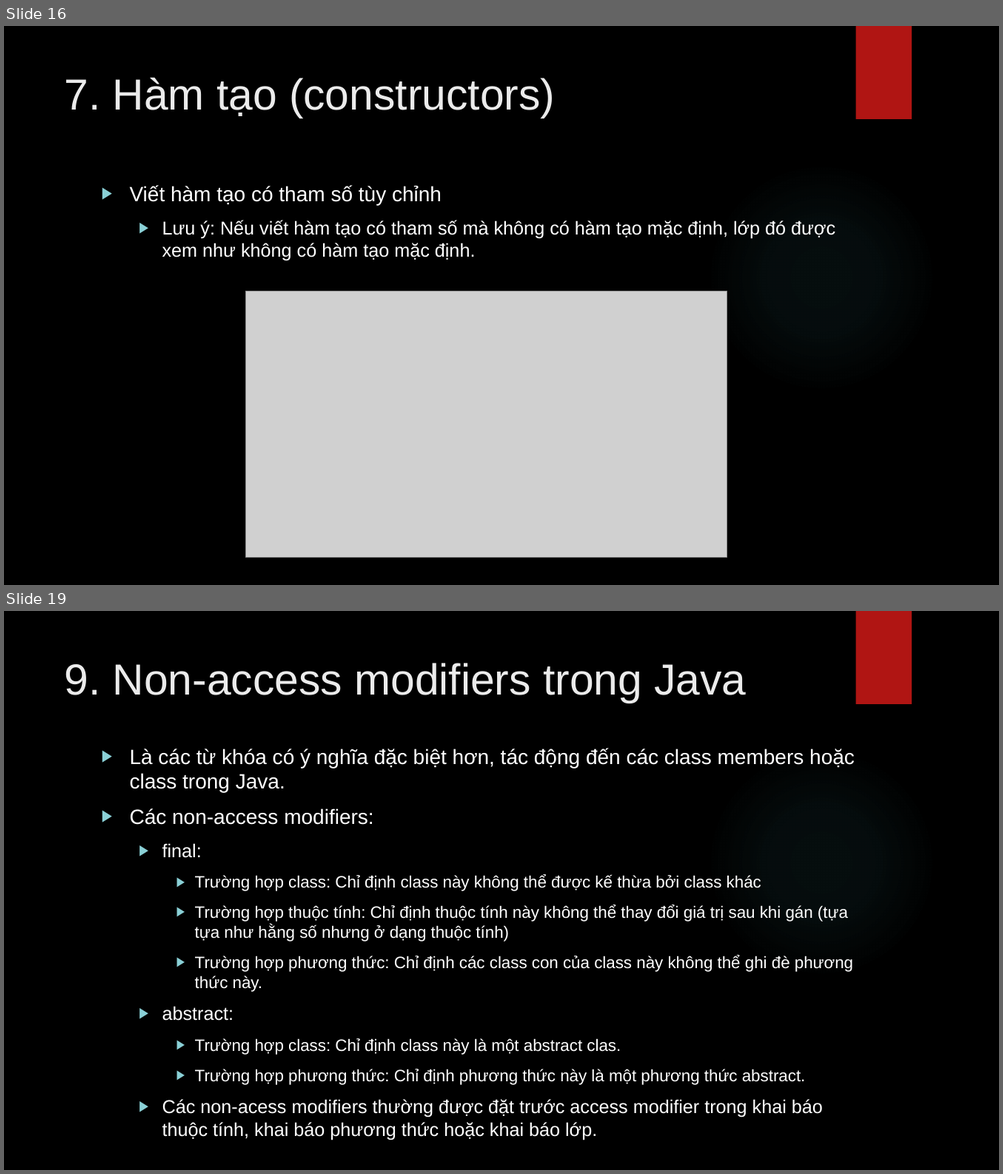
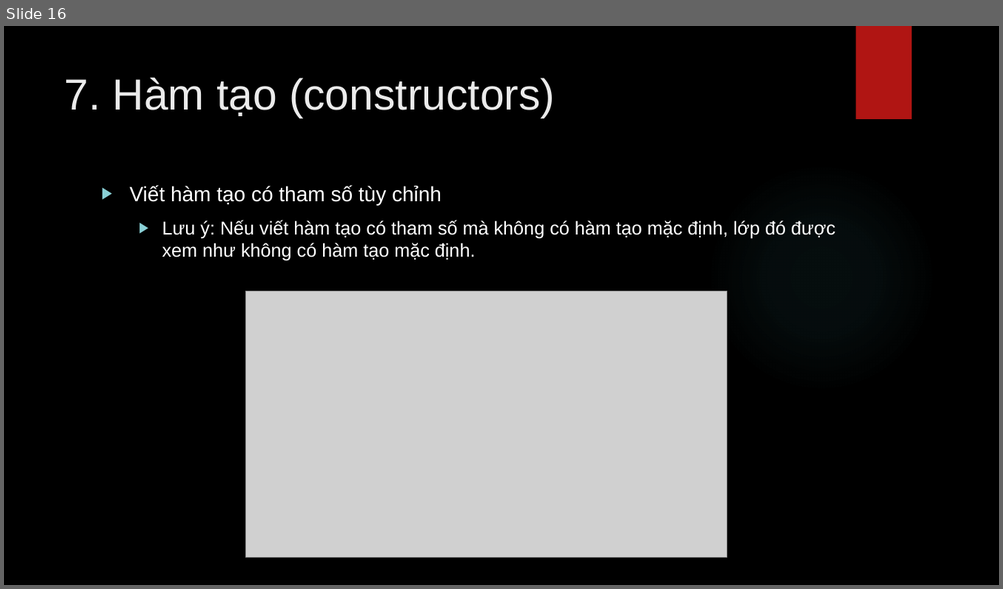
Before and after one commit to lequochai26/GDUTraining_Basic_Java_Web_Development, a slide deck: Slides/Day_5_1.pptx. Shown one above the other, each under a label of ours: slides 16 and 19 before the commit, slide 16 after it; the slides between them are not shown. The pictures are 1003x1174 and 1003x589 pixels, drawn with LibreOffice and Linux fonts; fonts in the diff are those of the drawing; grey boxes stand for pictures; background and template pictures are left out. Boxes give left, top, right and bottom in pixels: in the first picture for what was removed or moved away, otherwise in the second. Text is boxed around its words. In the diff, an @@ line names an element or a change of style, - is before the commit and + after.

Commit message:
Modified Day_5_1 slides.

```diff
--- a/Slides/Day_5_1.pptx
+++ b/Slides/Day_5_1.pptx
@@ slide 19 removed at (4,611,999,1170), background picture (left out); not listed: 2 template elements that a slide beside it also shows @@
@@ title removed at (64,663,745,703) @@
-9. Non-access modifiers trong Java
@@ text removed at (130,748,854,1140) @@
-▶ Là các từ khóa có ý nghĩa đặc biệt hơn, tác động đến các class members hoặc class trong Java.
-▶ Các non-access modifiers:
-  ▶ final:
-    ▶ Trường hợp class: Chỉ định class này không thể được kế thừa bởi class khác
-    ▶ Trường hợp thuộc tính: Chỉ định thuộc tính này không thể thay đổi giá trị sau khi gán (tựa tựa như hằng số nhưng ở dạng thuộc tính)
-    ▶ Trường hợp phương thức: Chỉ định các class con của class này không thể ghi đè phương thức này.
-  ▶ abstract:
-    ▶ Trường hợp class: Chỉ định class này là một abstract clas.
-    ▶ Trường hợp phương thức: Chỉ định phương thức này là một phương thức abstract.
-  ▶ Các non-acess modifiers thường được đặt trước access modifier trong khai báo thuộc tính, khai báo phương thức hoặc khai báo lớp.
```
Also in this commit, not shown: 10 other slides removed.
